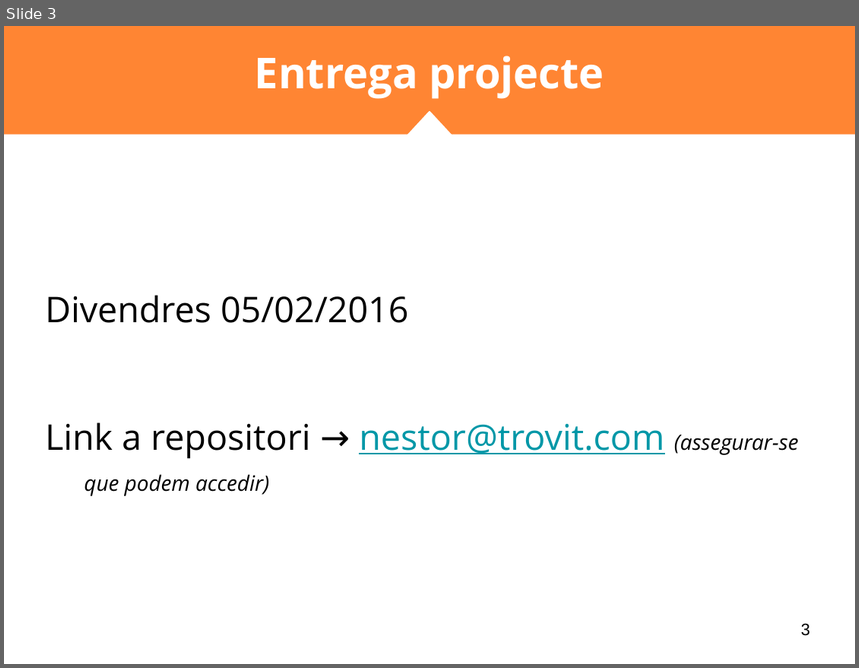
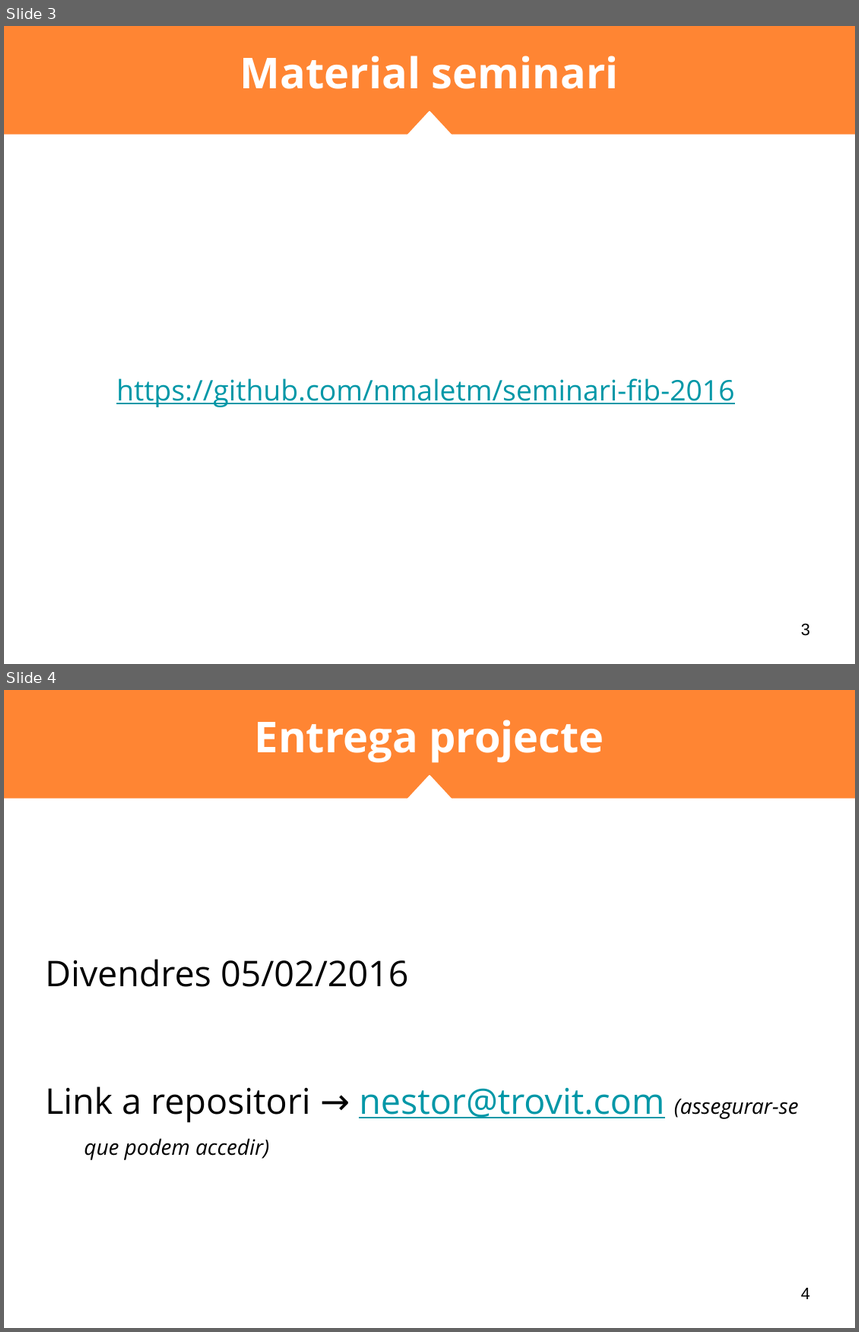
Before and after one commit to nmaletm/git-presentation, a slide deck: Presentations/P3.2 - Conclusio.pptx. Shown one above the other, each under a label of ours: slide 3 before the commit, slides 3 and 4 after it. The pictures are 859x668 and 859x1332 pixels, drawn with LibreOffice and Linux fonts; fonts in the diff are those of the drawing. Boxes give left, top, right and bottom in pixels: in the first picture for what was removed or moved away, otherwise in the second. Text is boxed around its words. In the diff, an @@ line names an element or a change of style, - is before the commit and + after.

```diff
--- a/Presentations/P3.2 - Conclusio.pptx
+++ b/Presentations/P3.2 - Conclusio.pptx
@@ slide 3 added at [4,26,855,664], background #FFFFFF; not listed: 4 template elements that a slide beside it also shows @@
@@ title added at [240,56,619,89], 36 pt, text #FFFFFF, bold @@
+Material seminari
@@ text added at [116,379,734,408], 24 pt, text #0097A7, underline @@
+https://github.com/nmaletm/seminari-fib-2016
@@ page number added at [801,623,810,636], 14 pt, text #000000 @@
+3
@@ what was slide 3 is now slide 4 @@
@@ page number at [801,1288,810,1300]: text changed @@
-3
+4
```
Also in this commit, not shown: 1 slide changed, 1 other slide added, 1 slide removed, 6 other files.
